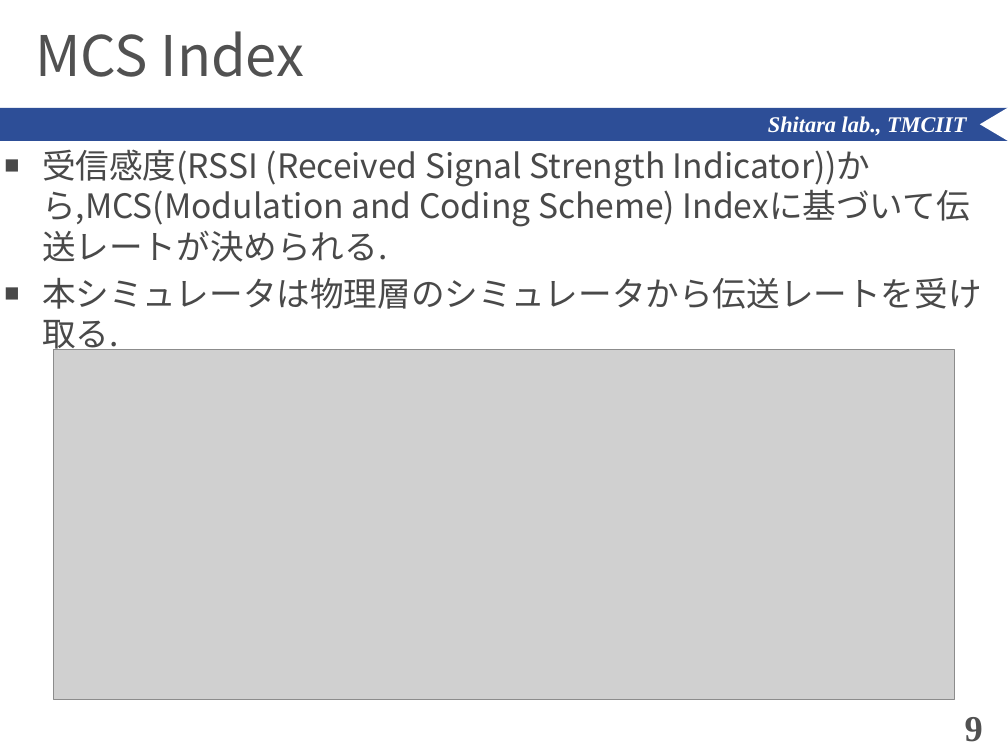
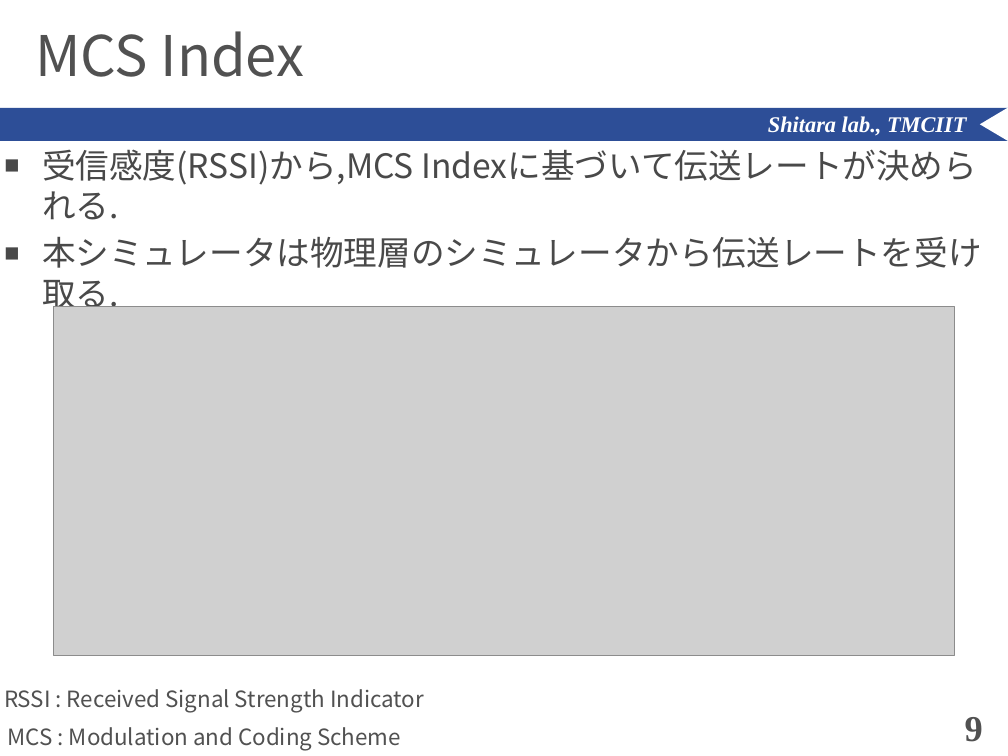
Before and after one commit to ShitaLab-TMCIT/IEEE802.11simulator, a slide deck: slide 9 of paper/pwp_tmp_shiralab.pptx. Drawn at 1008x756 pixels with LibreOffice and Linux fonts; fonts in the diff are those of the drawing; grey boxes stand for pictures. Boxes give left, top, right and bottom in pixels: in the first picture for what was removed or moved away, otherwise in the second. Text is boxed around its words. In the diff, an @@ line names an element or a change of style, - is before the commit and + after.

```diff
--- a/paper/pwp_tmp_shiralab.pptx
+++ b/paper/pwp_tmp_shiralab.pptx
@@ text at box(42, 149, 414, 185): text changed @@
-■ 受信感度(RSSI (Received Signal Strength Indicator))から,MCS(Modulation and Coding Scheme) Indexに基づいて伝送レートが決められる.
+■ 受信感度(RSSI)から,MCS Indexに基づいて伝送レートが決められる.
@@ picture: place and size @@
-picture at box(53, 350, 954, 699)
+picture at box(53, 306, 954, 655)
@@ text added at box(4, 689, 424, 713), 16 pt, text #515151 @@
+RSSI : Received Signal Strength Indicator
@@ text added at box(8, 727, 401, 751), 16 pt, text #515151 @@
+MCS : Modulation and Coding Scheme
```
Also in this commit, not shown: 9 other slides changed, 4 slides added, 1 slide removed, 15 other files.
